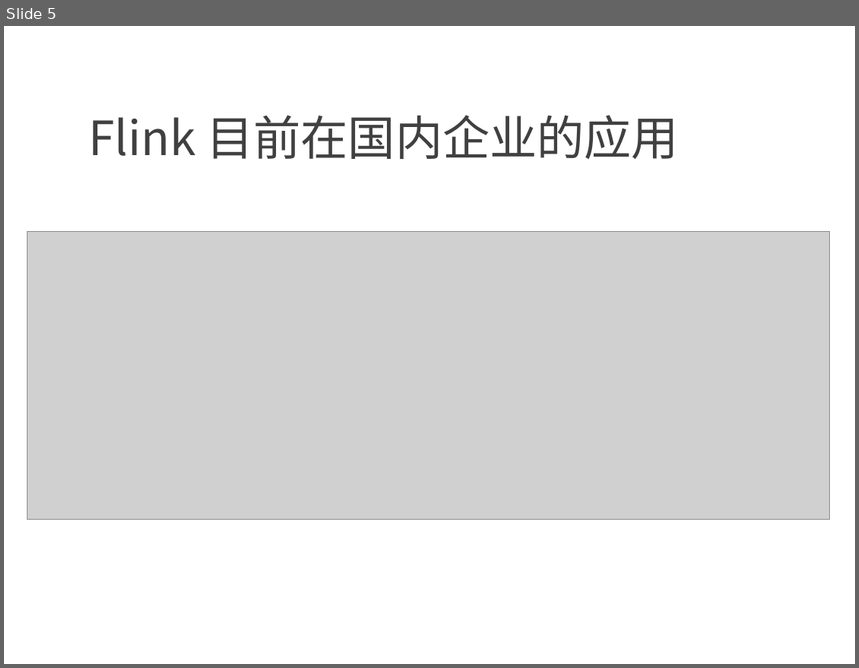
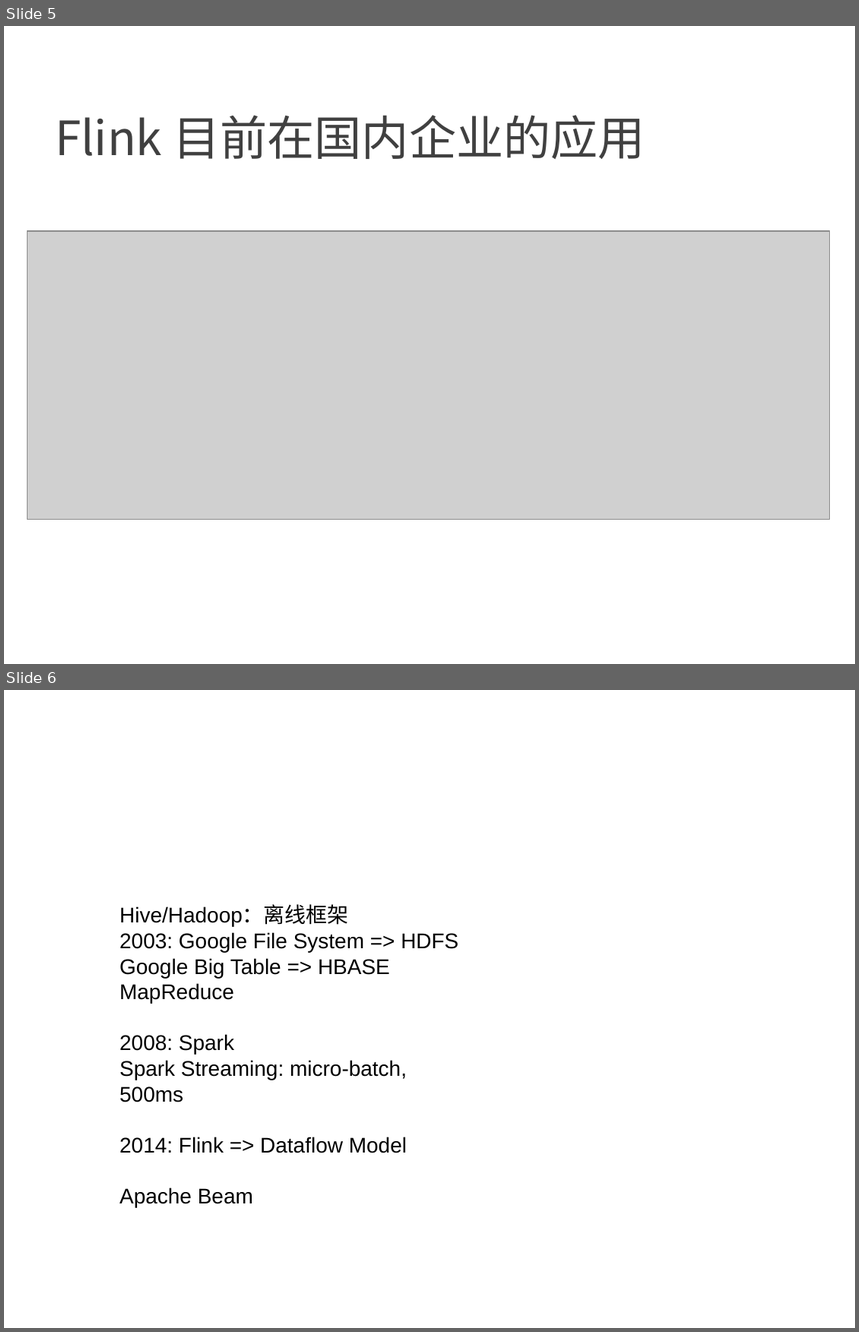
Before and after one commit to confucianzuoyuan/flink-tutorial, a slide deck: slides/1_Flink简介.pptx. Shown one above the other, each under a label of ours: slide 5 before the commit, slides 5 and 6 after it. The pictures are 859x668 and 859x1332 pixels, drawn with LibreOffice and Linux fonts; fonts in the diff are those of the drawing; grey boxes stand for pictures; background and template pictures are left out. Boxes give left, top, right and bottom in pixels: in the first picture for what was removed or moved away, otherwise in the second. Text is boxed around its words. In the diff, an @@ line names an element or a change of style, - is before the commit and + after.

```diff
--- a/slides/1_Flink简介.pptx
+++ b/slides/1_Flink简介.pptx
@@ slide 6 added at (4,690,855,1328), background picture (left out) @@
@@ text added at (120,907,458,1208), 18 pt, text #000000 @@
+Hive/Hadoop：离线框架
+2003: Google File System => HDFS
+Google Big Table => HBASE
+MapReduce
+2008: Spark
+Spark Streaming: micro-batch, 500ms
+2014: Flink => Dataflow Model
+Apache Beam
@@ slide 5 changed as well @@
@@ text "Flink 目前在国内企业的应用" at (55,115,645,159): indent changed @@
```
Also in this commit, not shown: 17 other slides changed, 1 other slide added, 18 other files.
